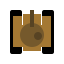
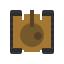
Layer changes from the first 64 x 64 image to the second:
painted on "Прямоугольник 4" over box(23, 14, 41, 52)
painted on "Прямоугольник 2" over box(13, 20, 51, 50)
added layer "Гусеница0.1 копия 7" above "Гусеница копия" over box(10, 13, 22, 52)
added layer "Гусеница0.1 копия 6" above "Гусеница" over box(42, 13, 54, 52)
